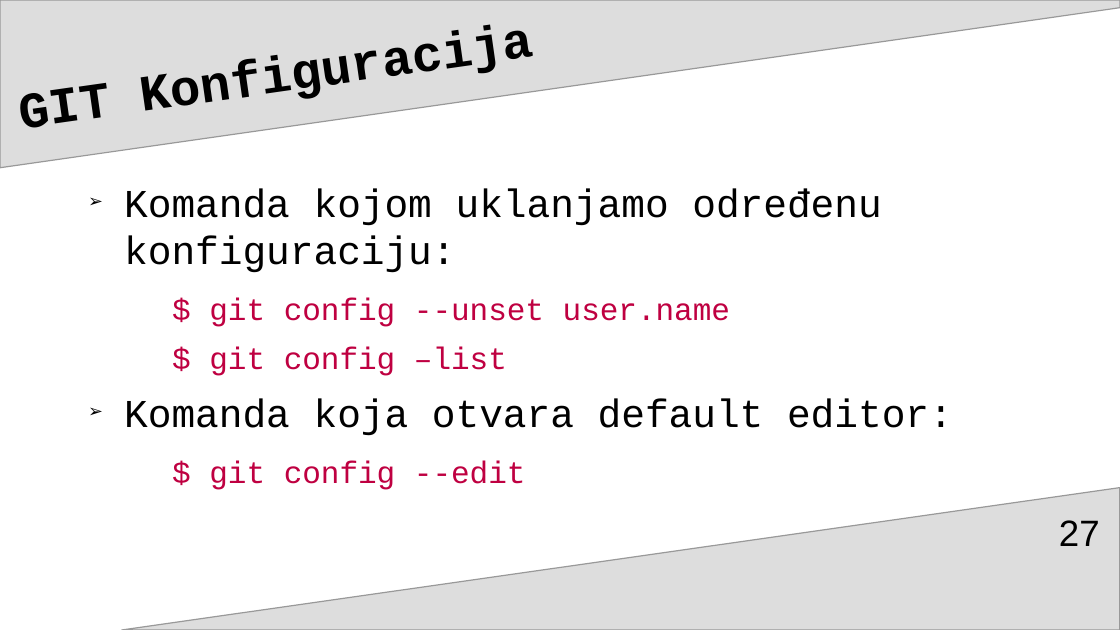
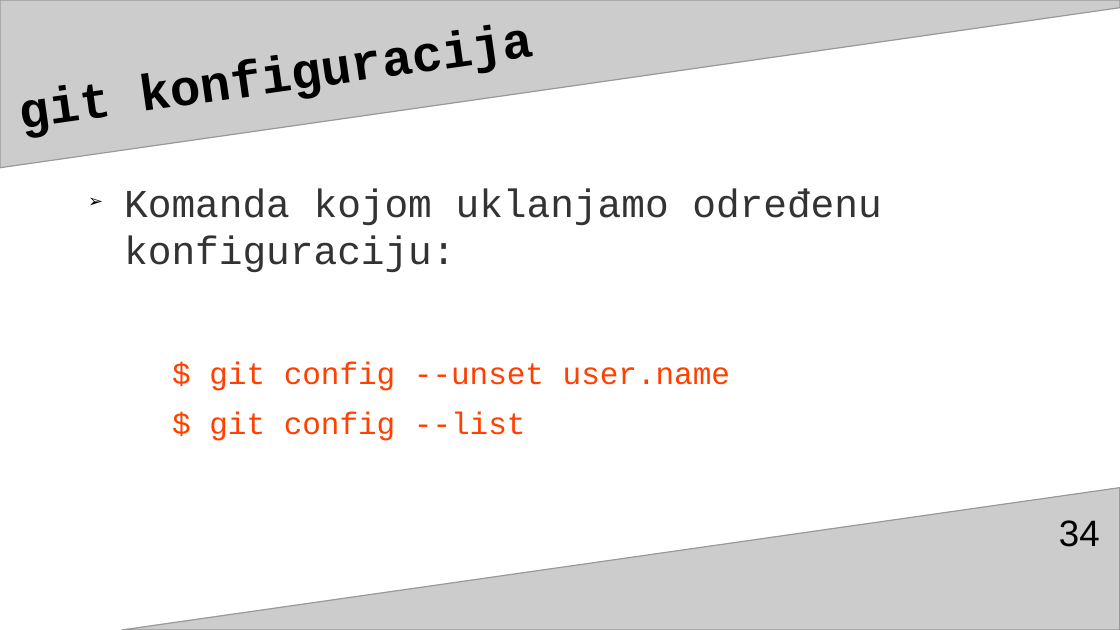
Before and after one commit to adnannukic/prezentacija-za-TSI, a slide deck: slide 34 of gitGitHubAdnanNukićPrez3.odp (slide 27 before the commit). Drawn at 1120x630 pixels with LibreOffice and Linux fonts; fonts in the diff are those of the drawing. Boxes give left, top, right and bottom in pixels: in the first picture for what was removed or moved away, otherwise in the second. Text is boxed around its words. In the diff, an @@ line names an element or a change of style, - is before the commit and + after.

```diff
--- a/gitGitHubAdnanNukićPrez3.odp
+++ b/gitGitHubAdnanNukićPrez3.odp
@@ freeform shape at [0,0,1120,168]: fill #DDDDDD to #CCCCCC @@
@@ title at [12,0,1017,160]: text changed @@
-GIT Konfiguracija
+git konfiguracija
@@ text at [124,188,881,391]: text colour #000000 to #333333 in "Komanda kojom uklanjamo određenu konfiguraciju:"; text colour #BF0041 to #FF4000 in "$ git config --unset user.name" @@
@@ text at [209,411,526,441]: text changed; text colour #BF0041 to #FF4000 @@
-  $ git config –list
-➢ Komanda koja otvara default editor:
-  $ git config --edit
+  $ git config --list
@@ freeform shape at [122,488,1120,630]: fill #DDDDDD to #CCCCCC @@
@@ page number at [1059,520,1100,547]: text changed @@
-27
+34
```
Also in this commit, not shown: 110 other slides changed, 9 slides added, 1 slide removed.
